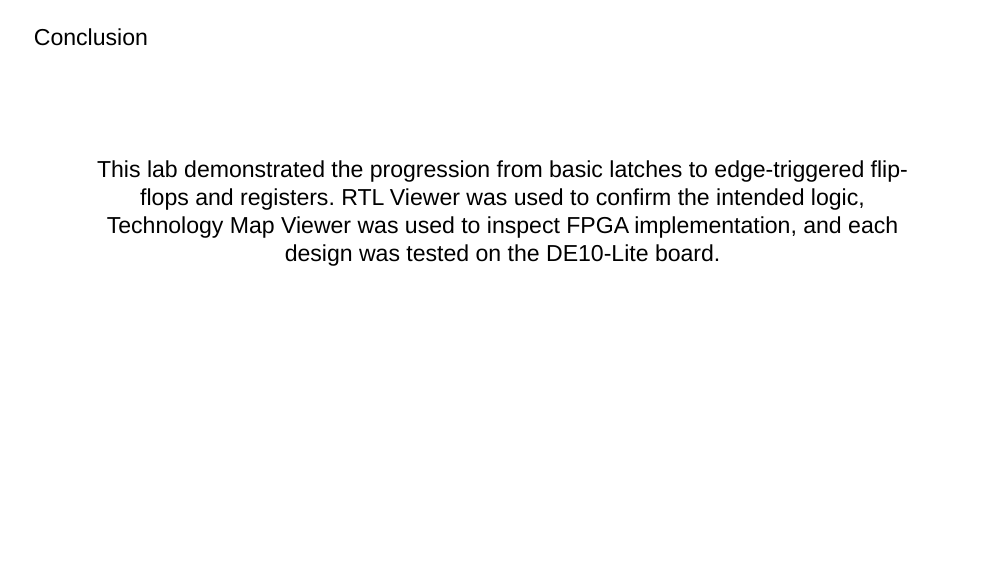
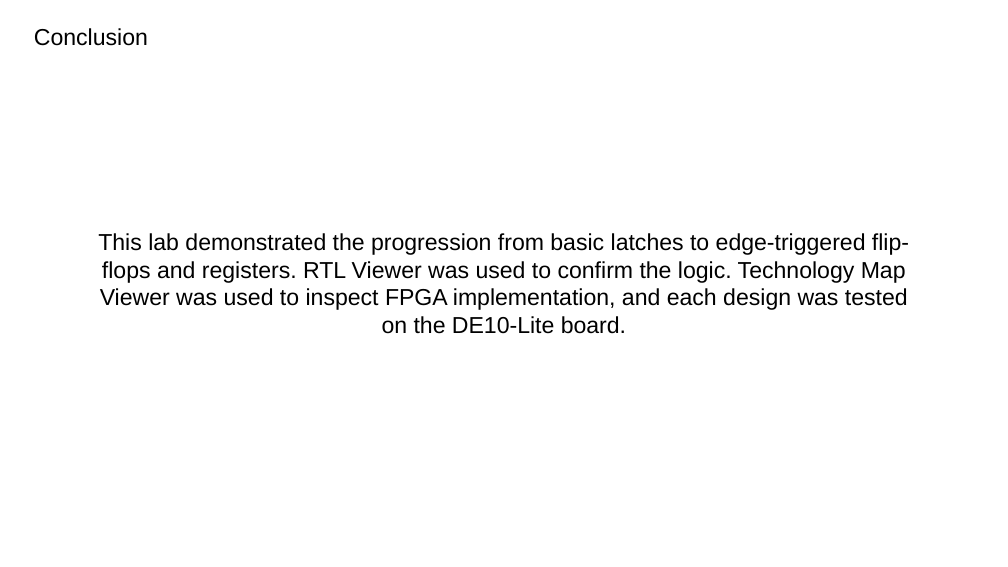
Before and after one commit to hkhorsheed/ENCE_3100_Haval_Khorsheed_2026, a slide deck: slide 17 of ToggleLED/ToggleLED/Lab_III_ENCE_3100_Report.pptx (slide 13 before the commit). Drawn at 1008x567 pixels with LibreOffice and Linux fonts; fonts in the diff are those of the drawing. Boxes give left, top, right and bottom in pixels: in the first picture for what was removed or moved away, otherwise in the second. Text is boxed around its words. In the diff, an @@ line names an element or a change of style, - is before the commit and + after.

```diff
--- a/ToggleLED/ToggleLED/Lab_III_ENCE_3100_Report.pptx
+++ b/ToggleLED/ToggleLED/Lab_III_ENCE_3100_Report.pptx
@@ text at bbox=[98, 233, 909, 334]: text changed @@
-This lab demonstrated the progression from basic latches to edge-triggered flip-flops and registers. RTL Viewer was used to confirm the intended logic, Technology Map Viewer was used to inspect FPGA implementation, and each design was tested on the DE10-Lite board.
+This lab demonstrated the progression from basic latches to edge-triggered flip-flops and registers. RTL Viewer was used to confirm the logic. Technology Map Viewer was used to inspect FPGA implementation, and each design was tested on the DE10-Lite board.
```
Also in this commit, not shown: 5 slides added, 1 slide removed, 1 other file.
